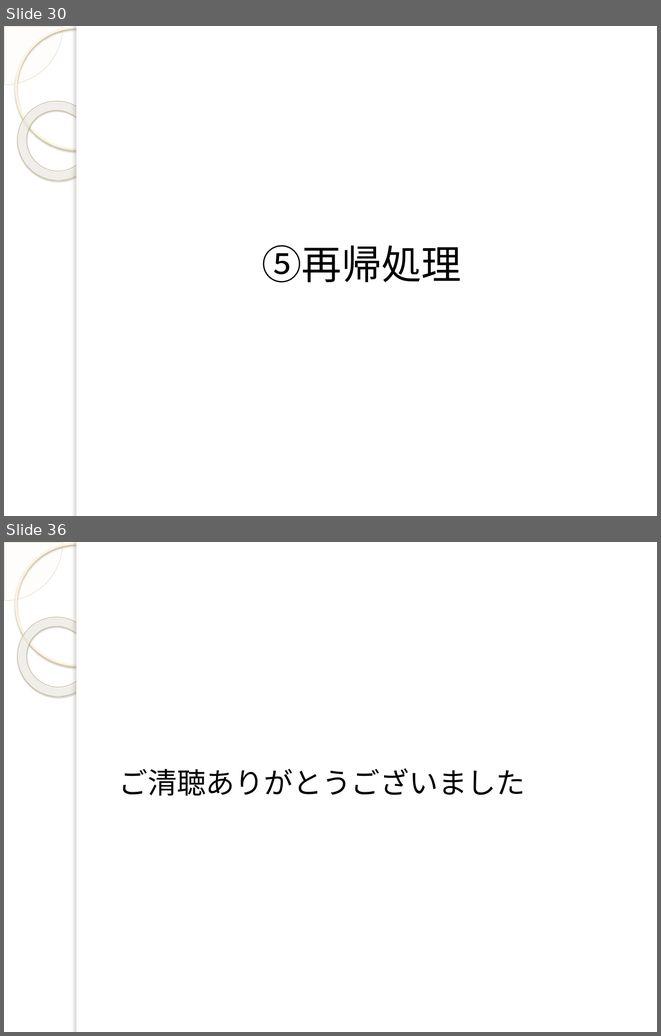
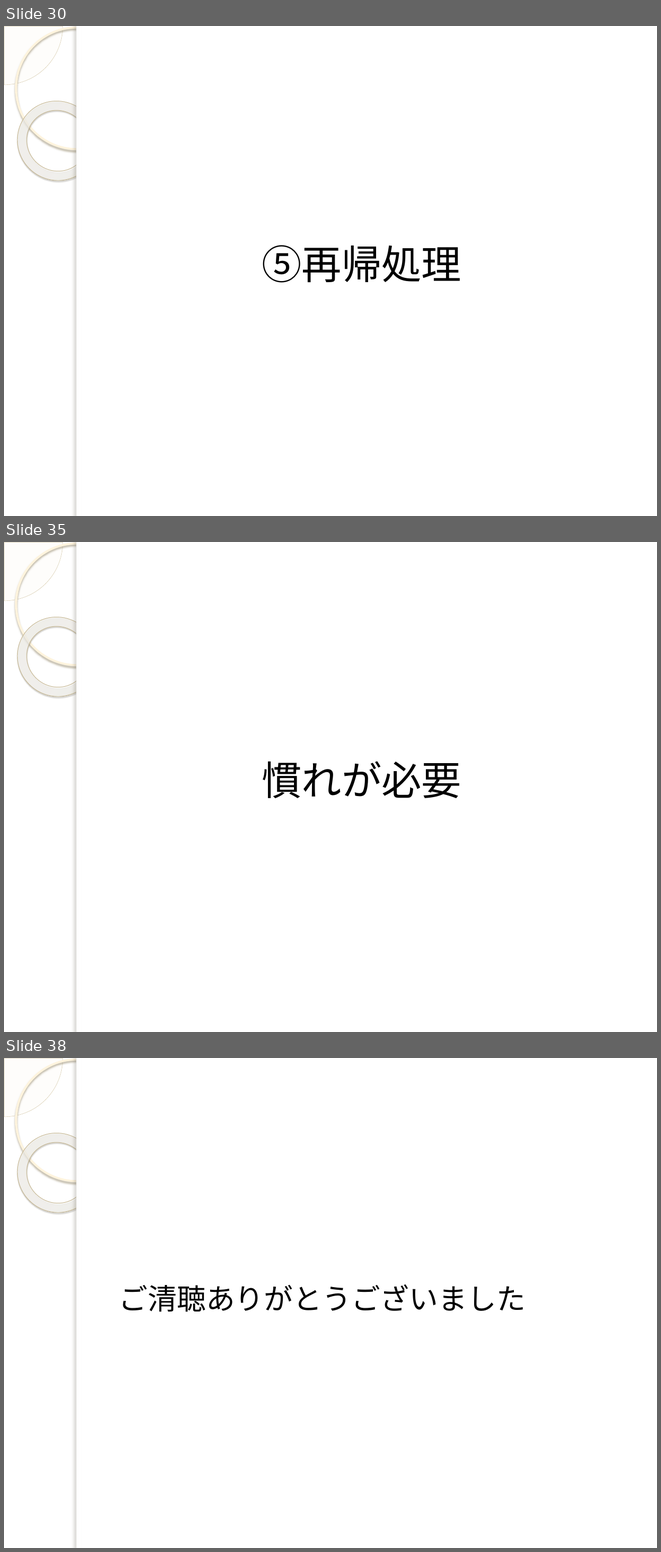
Before and after one commit to yuridonus/FEstudy, a slide deck: scheme.pptx. Shown one above the other, each under a label of ours: slides 30 and 36 before the commit, slides 30, 35 and 38 after it; the slides between them are not shown. The pictures are 661x1036 and 661x1552 pixels, drawn with LibreOffice and Linux fonts; fonts in the diff are those of the drawing; background and template pictures are left out. Boxes give left, top, right and bottom in pixels: in the first picture for what was removed or moved away, otherwise in the second. Text is boxed around its words. In the diff, an @@ line names an element or a change of style, - is before the commit and + after.

```diff
--- a/scheme.pptx
+++ b/scheme.pptx
@@ slide 35 added at bbox=[4, 542, 657, 1032], background picture (left out); not listed: 5 template elements that a slide beside it also shows @@
@@ text added at bbox=[262, 761, 462, 798], 44 pt, text #000000 @@
+慣れが必要
@@ what was slide 36 is now slide 38 @@
```
Also in this commit, not shown: 4 slides changed, 2 other slides added, 1 slide removed.
